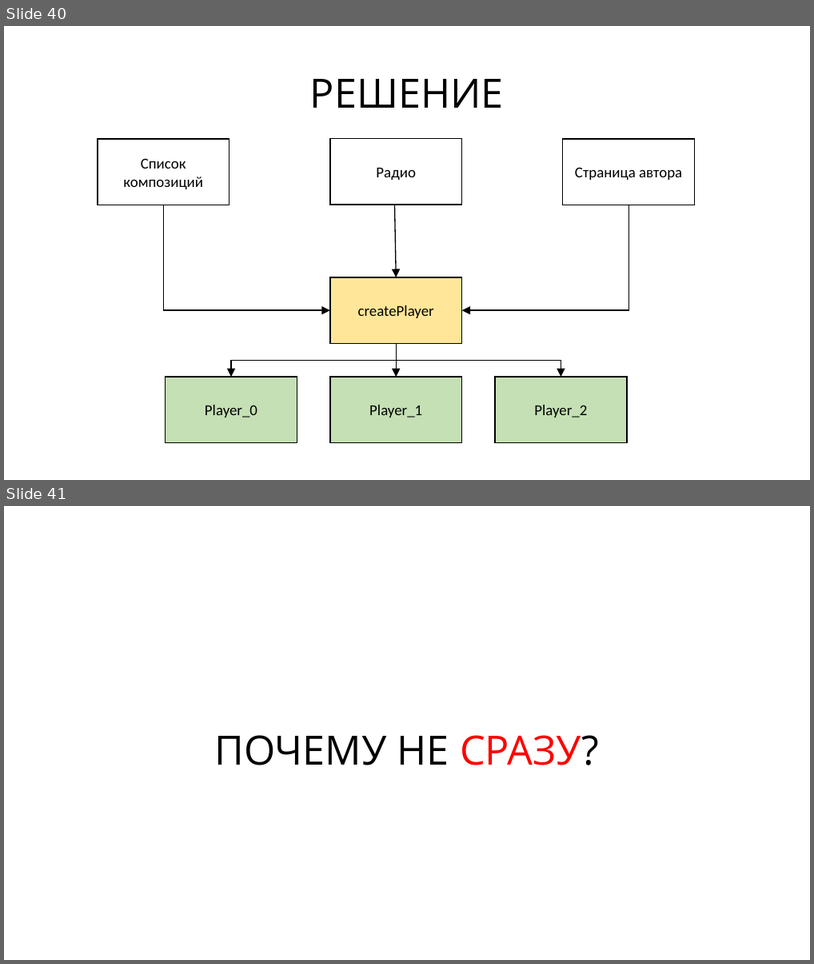
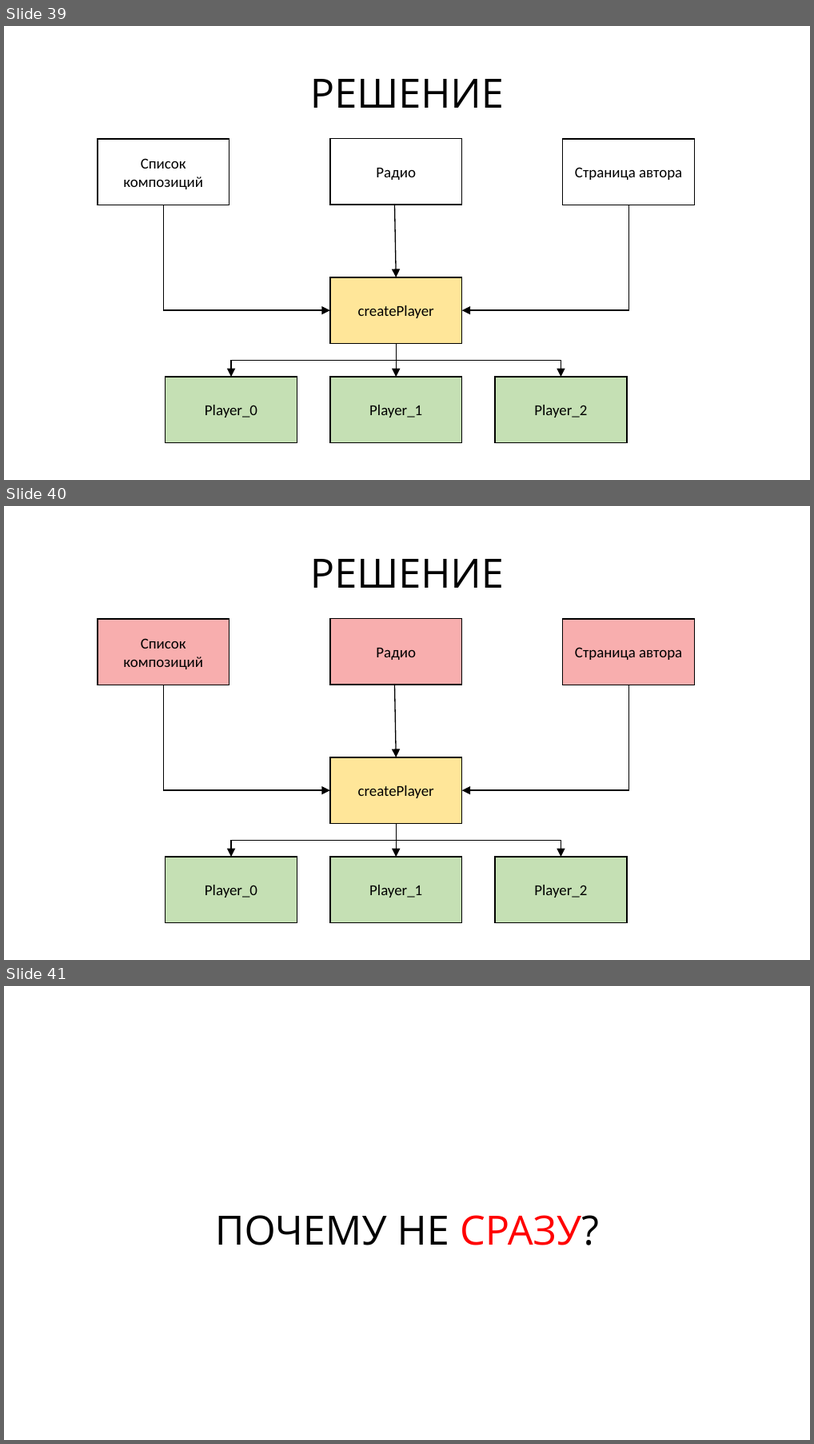
Before and after one commit to rkhaimov/brain-gym, a slide deck: Презентация.pptx. Shown one above the other, each under a label of ours: slides 40 and 41 before the commit, slides 39, 40 and 41 after it. The pictures are 814x964 and 814x1444 pixels, drawn with LibreOffice and Linux fonts; fonts in the diff are those of the drawing. Boxes give left, top, right and bottom in pixels: in the first picture for what was removed or moved away, otherwise in the second. Text is boxed around its words. In the diff, an @@ line names an element or a change of style, - is before the commit and + after.

```diff
--- a/Презентация.pptx
+++ b/Презентация.pptx
@@ slide 40 added at [4,506,810,960], background #FFFFFF @@
@@ text added at [310,559,504,588], 48 pt, text #000000 @@
+РЕШЕНИЕ
@@ rectangle added at [98,619,230,684], fill #F8AEAE, outline #000000 1.5 pt, 18 pt, text #000000 @@
+Список композиций
@@ rectangle added at [330,619,462,684], fill #F8AEAE, outline #000000 1.5 pt, 18 pt, text #000000 @@
+Радио
@@ rectangle added at [563,619,695,684], fill #F8AEAE, outline #000000 1.5 pt, 18 pt, text #000000 @@
+Страница автора
@@ elbow arrow added from (164, 684) to (330, 790), #000000 1.25 pt @@
@@ arrow added from (394, 684) to (396, 757), #000000 1.25 pt @@
@@ elbow arrow added from (629, 684) to (462, 790), #000000 1.25 pt @@
@@ rectangle added at [330,757,462,823], fill #FFE699, outline #000000 1.5 pt, 18 pt, text #000000 @@
+createPlayer
@@ elbow arrow added from (396, 823) to (231, 856), #000000 1.25 pt @@
@@ arrow added from (396, 823) to (396, 856), #000000 1.25 pt @@
@@ elbow arrow added from (396, 823) to (561, 856), #000000 1.25 pt @@
@@ rectangle added at [166,856,298,922], fill #C5E0B4, outline #000000 1.5 pt, 18 pt, text #000000 @@
+Player_0
@@ rectangle added at [330,856,462,922], fill #C5E0B4, outline #000000 1.5 pt, 18 pt, text #000000 @@
+Player_1
@@ rectangle added at [495,856,627,922], fill #C5E0B4, outline #000000 1.5 pt, 18 pt, text #000000 @@
+Player_2
@@ what was slide 40 is now slide 39 @@
```
Also in this commit, not shown: 7 slides changed, 4 other slides added, 8 slides removed.
